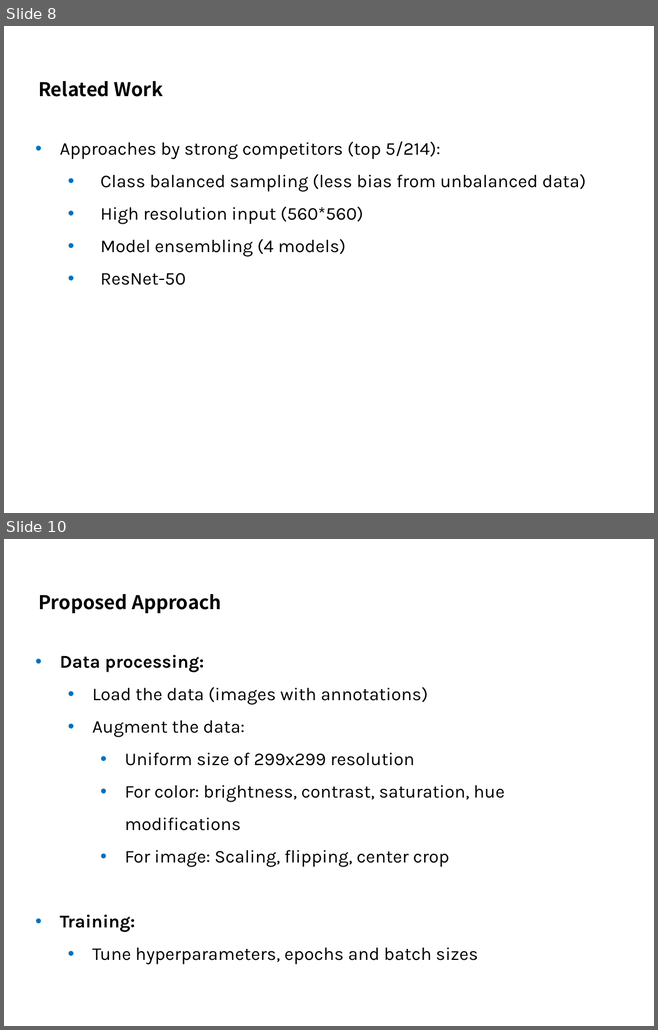
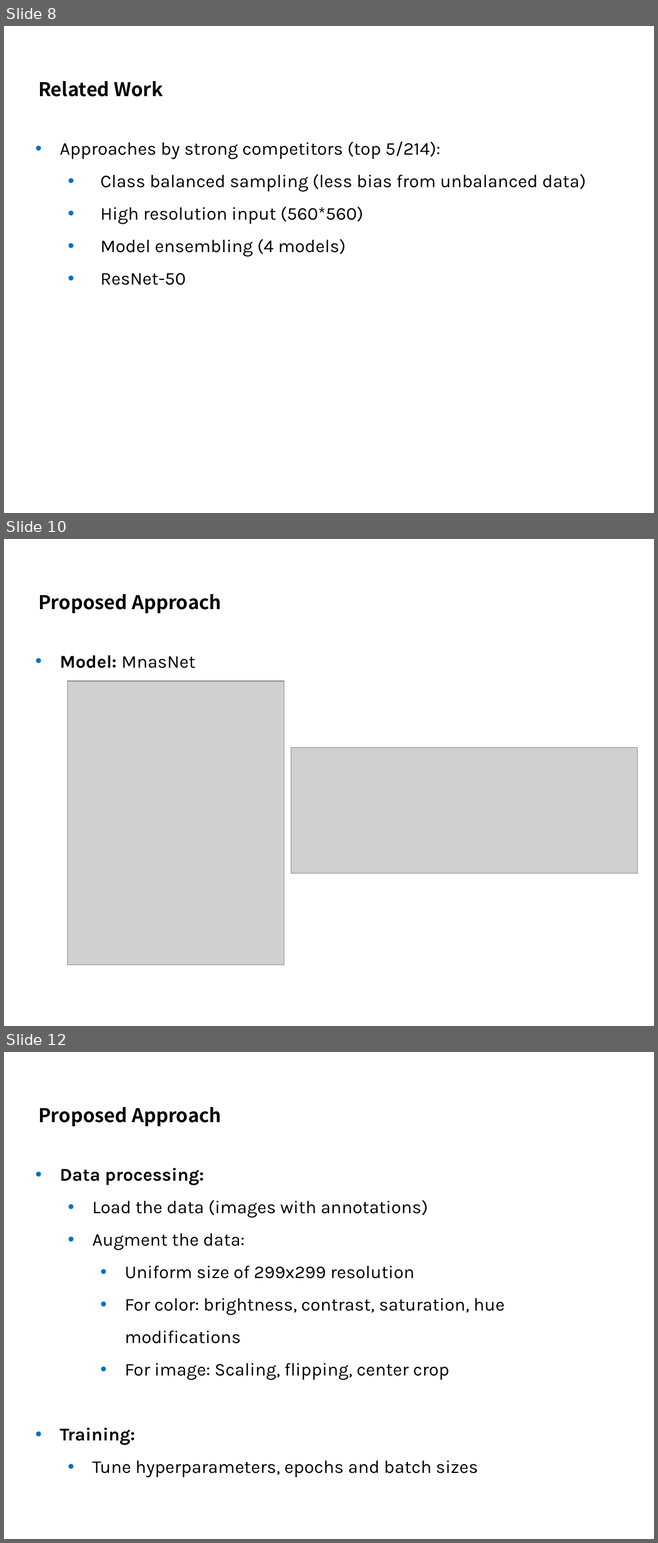
Before and after one commit to kimbold/VRDL_2019, a slide deck: Final project/Final_presentation.pptx. Shown one above the other, each under a label of ours: slides 8 and 10 before the commit, slides 8, 10 and 12 after it; the slides between them are not shown. The pictures are 658x1030 and 658x1543 pixels, drawn with LibreOffice and Linux fonts; fonts in the diff are those of the drawing; grey boxes stand for pictures; background and template pictures are left out. Boxes give left, top, right and bottom in pixels: in the first picture for what was removed or moved away, otherwise in the second. Text is boxed around its words. In the diff, an @@ line names an element or a change of style, - is before the commit and + after.

Commit message:
Updated proposed approach with different network

```diff
--- a/Final project/Final_presentation.pptx
+++ b/Final project/Final_presentation.pptx
@@ slide 10 added at [4,539,654,1026], background #FFFFFF @@
@@ title added at [38,594,221,613], 21 pt, text #000000, bold @@
+Proposed Approach
@@ text added at [60,655,195,668], 20 pt, text #000000 @@
+• Model: MnasNet
@@ picture added at [68,681,284,965] @@
@@ picture added at [291,748,637,873] @@
@@ what was slide 10 is now slide 12 @@
```
Also in this commit, not shown: 3 slides changed, 1 other slide added.
